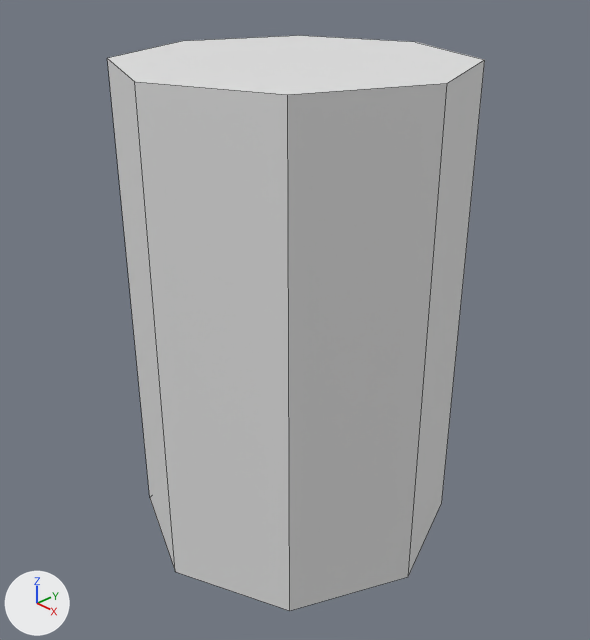
What one commit did to the Blender file glass.blend.
Camera for both pictures: a camera (50 mm lens) standing at (0.1116, -0.105, 0.1212) and looking at (0.0008, -0.0007, 0.0473). The lights are fixed; the arrows at lower left show +X, +Y and +Z. Mesh edges are drawn as thin lines.
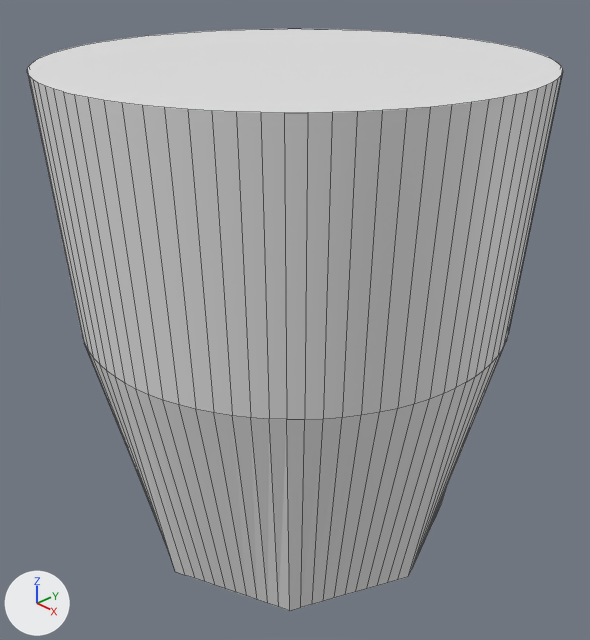
Commit message: Rough cup shape created

Where the change shows, as pixel boxes (x1, y1, x2, y2) in the pictures (590 x 640 px):
'Circle', reshaped (42% wider): before (107, 35, 485, 611); after (27, 29, 563, 611)

The edits, one by one:
me_circle is used by ob_circle; location (0.0, 0.0, 0.0).
me_circle had 16 vertices, 10 faces and spanned x -0.034..0.034, y -0.034..0.034, z 0.0..0.099.
me_circle now has 264 vertices, 178 faces and spans x -0.0463..0.0463, y -0.0463..0.0463, z 0.0..0.099.
Part 1, on me_circle:
8 vertices are removed from x -0.034..0.034, y -0.034..0.034, z 0.099.
10 faces are deleted.
256 vertices are added at x -0.0463..0.0463, y -0.0463..0.0463, z 0.0..0.099.
178 new faces join them.
